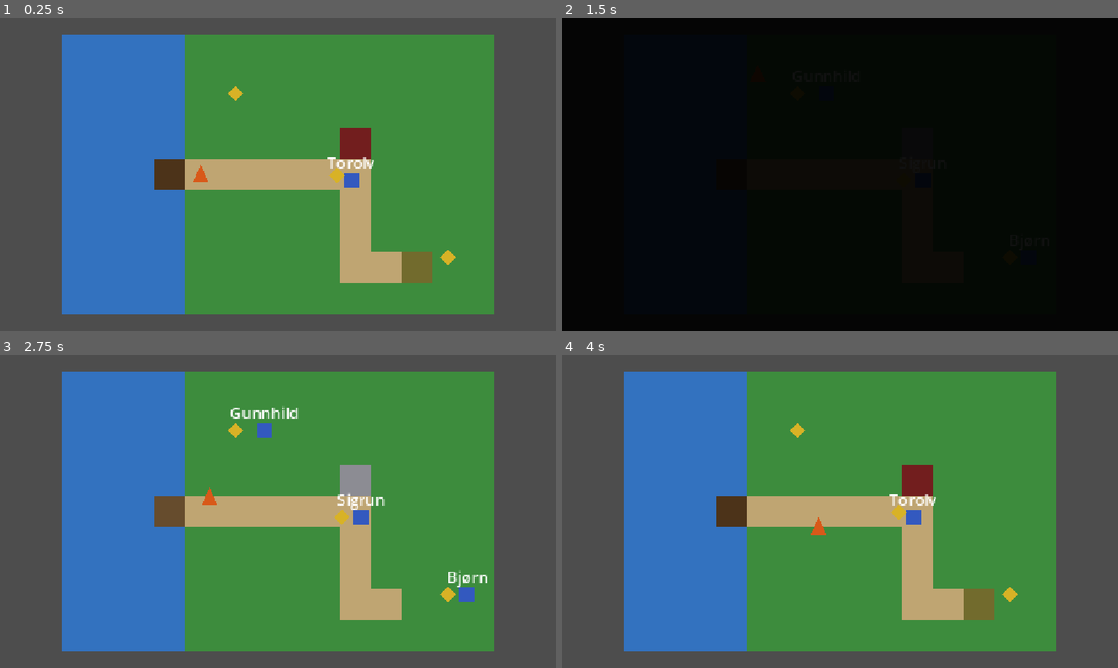
Above: before the commit, frames 1-4 (two rows, left to right).
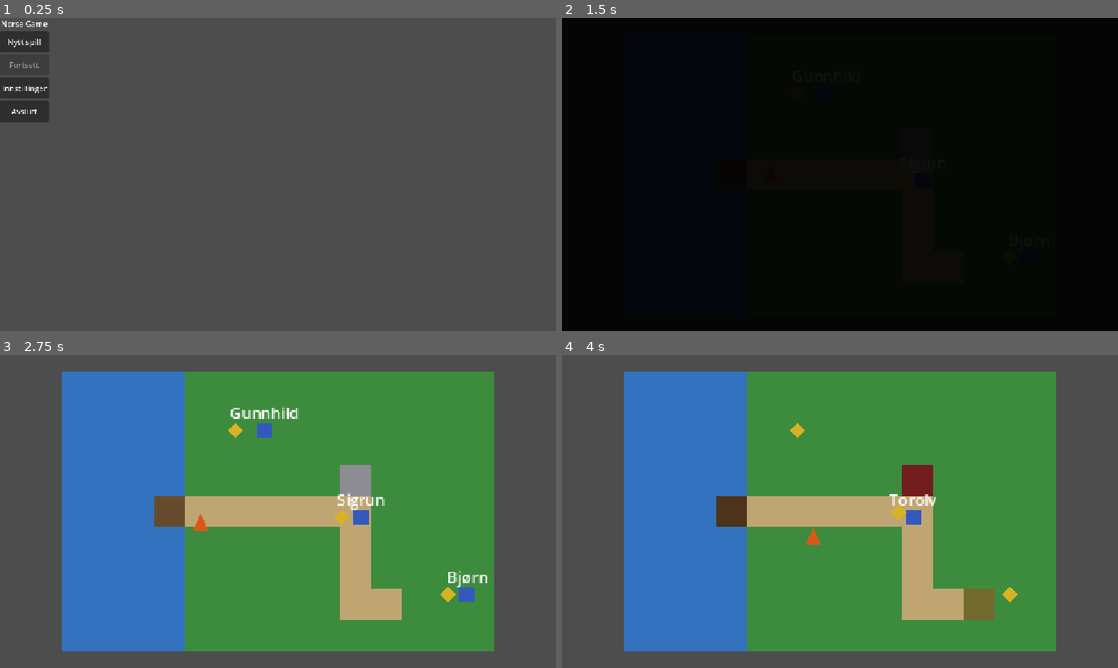
Above: after the commit, the same moments.

Repository: AtlasInMind/norse-game
Game: Godot game, scene res://scenes/main_menu.tscn
Two runs of this game, one before a commit and one after it. Both use one fixed random seed, a clock stepped at 60 frames per second and the inputs below. Before the commit the project starts from res://scenes/vertical_slice_location.tscn.
Inputs (mouse positions are in pixels of both pictures, inside the frame that each line leads up to):
- Up to frame 1 (0.25 s): no input
- Up to frame 2 (1.5 s): click (584, 43) at 0.5 s, where only the run after the commit has a clickable "Nytt spill"; tap Enter at 1.25 s; move the mouse to (962, 158) at 1.27 s; tap E at 1.35 s; click (962, 158) at 1.42 s
- Up to frame 3 (2.75 s): drag from (166, 527) to (250, 574) at 2.02 s
- Up to frame 4 (4 s): move the mouse to (895, 442) at 2.77 s; tap E at 2.85 s; click (895, 442) at 2.92 s; drag from (812, 574) to (673, 464) at 3.52 s

The runs differ from the first frame. In frame 1, 71% of the frame differs, in the area x 0-89%, y 0-95%; in frame 2, less than 0.1%; in frame 3, 0.2%; in frame 4, 0.1%.

Commit message:
Implementer hovedmeny og innstillingsmeny (issue #14)
Legger til en hovedmeny (Nytt spill/Fortsett/Innstillinger/Avslutt) som ny
run/main_scene, samt en innstillingsmeny med en fungerende
lydvolum-kontroll via en ny SettingsSystem-autoload. "Fortsett" er kun
tilgjengelig når en lagringsfil finnes; "Nytt spill" nullstiller lagring,
oppdragsfremgang og tidslag før lokasjonsscenen lastes.

Co-Authored-By: Claude Sonnet 5 <noreply@anthropic.com>
Claude-Session: https://claude.ai/code/session_014qgPGoKn3nZmKBvgbYEBQp

Diff:
--- a/game/project.godot
+++ b/game/project.godot
@@ -12,7 +12,7 @@
 
 config/name="Norse Game"
 config/features=PackedStringArray("4.7", "GL Compatibility")
-run/main_scene="res://scenes/vertical_slice_location.tscn"
+run/main_scene="res://scenes/main_menu.tscn"
 config/icon="res://icon.svg"
 
 [autoload]
@@ -22,6 +22,7 @@
 EraTransitionController="*res://scripts/era_transition_controller.gd"
 QuestManager="*res://scripts/quest_manager.gd"
 DialogueUI="*res://scripts/dialogue_ui.gd"
+SettingsSystem="*res://scripts/settings_system.gd"
 
 [rendering]
 
--- /dev/null
+++ b/game/scenes/main_menu.tscn
@@ -0,0 +1,6 @@
+[gd_scene load_steps=2 format=3]
+
+[ext_resource type="Script" path="res://scripts/main_menu.gd" id="1_menuscript"]
+
+[node name="MainMenu" type="Control"]
+script = ExtResource("1_menuscript")
--- a/game/scripts/era_state.gd
+++ b/game/scripts/era_state.gd
@@ -16,3 +16,10 @@
 		return
 	current_era = new_era
 	era_changed.emit(current_era)
+
+
+## Brukes av "Nytt spill" i hovedmenyen. Setter tilstanden direkte (uten
+## signal) siden dette skjer før lokasjonsscenen — og dermed alle lyttere på
+## era_changed — i det hele tatt er lastet.
+func reset() -> void:
+	current_era = Era.Type.VIKING_AGE
--- /dev/null
+++ b/game/scripts/main_menu.gd
@@ -0,0 +1,122 @@
+extends Control
+
+## Hovedmeny (scene, ikke autoload — dette er ikke en global overlegg-UI, men
+## selve run/main_scene). Bygget i kode etter samme plassholderaktige mønster
+## som dialogue_ui.gd, jf. CLAUDE.md om placeholder-grafikk fram til M3.
+
+const LOCATION_SCENE_PATH := "res://scenes/vertical_slice_location.tscn"
+
+var _menu_box: VBoxContainer
+var _continue_button: Button
+var _settings_panel: Control
+var _volume_slider: HSlider
+var _quit_label: Label
+
+
+func _ready() -> void:
+	set_anchors_preset(Control.PRESET_FULL_RECT)
+
+	_menu_box = VBoxContainer.new()
+	_menu_box.set_anchors_preset(Control.PRESET_CENTER)
+	_menu_box.alignment = BoxContainer.ALIGNMENT_CENTER
+	add_child(_menu_box)
+	var menu_box := _menu_box
+
+	var title := Label.new()
+	title.text = "Norse Game"
+	title.horizontal_alignment = HORIZONTAL_ALIGNMENT_CENTER
+	menu_box.add_child(title)
+
+	var new_game_button := Button.new()
+	new_game_button.text = "Nytt spill"
+	new_game_button.custom_minimum_size = Vector2(0, 44)
+	new_game_button.pressed.connect(_on_new_game_pressed)
+	menu_box.add_child(new_game_button)
+
+	_continue_button = Button.new()
+	_continue_button.text = "Fortsett"
+	_continue_button.custom_minimum_size = Vector2(0, 44)
+	_continue_button.disabled = not SaveSystem.has_save()
+	_continue_button.pressed.connect(_on_continue_pressed)
+	menu_box.add_child(_continue_button)
+
+	var settings_button := Button.new()
+	settings_button.text = "Innstillinger"
+	settings_button.custom_minimum_size = Vector2(0, 44)
+	settings_button.pressed.connect(_on_settings_pressed)
+	menu_box.add_child(settings_button)
+
+	var quit_button := Button.new()
+	quit_button.text = "Avslutt"
+	quit_button.custom_minimum_size = Vector2(0, 44)
+	quit_button.pressed.connect(_on_quit_pressed)
+	menu_box.add_child(quit_button)
+
+	_quit_label = Label.new()
+	_quit_label.visible = false
+	_quit_label.horizontal_alignment = HORIZONTAL_ALIGNMENT_CENTER
+	menu_box.add_child(_quit_label)
+
+	_build_settings_panel()
+
+
+func _build_settings_panel() -> void:
+	_settings_panel = PanelContainer.new()
+	_settings_panel.set_anchors_preset(Control.PRESET_CENTER)
+	_settings_panel.visible = false
+	add_child(_settings_panel)
+
+	var settings_box := VBoxContainer.new()
+	_settings_panel.add_child(settings_box)
+
+	var volume_label := Label.new()
+	volume_label.text = "Lydvolum"
+	settings_box.add_child(volume_label)
+
+	_volume_slider = HSlider.new()
+	_volume_slider.min_value = 0.0
+	_volume_slider.max_value = 1.0
+	_volume_slider.step = 0.01
+	_volume_slider.value = SettingsSystem.master_volume
+	_volume_slider.custom_minimum_size = Vector2(200, 44)
+	_volume_slider.value_changed.connect(SettingsSystem.set_master_volume)
+	settings_box.add_child(_volume_slider)
+
+	var back_button := Button.new()
+	back_button.text = "Tilbake"
+	back_button.custom_minimum_size = Vector2(0, 44)
+	back_button.pressed.connect(_on_settings_back_pressed)
+	settings_box.add_child(back_button)
+
+
+func _on_new_game_pressed() -> void:
+	SaveSystem.delete_save()
+	QuestManager.reset()
+	CurrentEra.reset()
+	get_tree().change_scene_to_file(LOCATION_SCENE_PATH)
+
+
+func _on_continue_pressed() -> void:
+	get_tree().change_scene_to_file(LOCATION_SCENE_PATH)
+
+
+func _on_settings_pressed() -> void:
+	_menu_box.visible = false
+	_settings_panel.visible = true
+
+
+func _on_settings_back_pressed() -> void:
+	_settings_panel.visible = false
+	_menu_box.visible = true
+
+
+func _on_quit_pressed() -> void:
+	if OS.get_name() == "Web":
+		# Nettlesere tillater ikke sider å lukke faner de ikke selv åpnet
+		# med window.open() — det finnes ingen pålitelig "avslutt"-handling
+		# her, så vi informerer spilleren i stedet for å late som et
+		# programmatisk quit() ville gjort noe.
+		_quit_label.text = "Du kan trygt lukke denne fanen nå."
+		_quit_label.visible = true
+	else:
+		get_tree().quit()
--- a/game/scripts/quest_manager.gd
+++ b/game/scripts/quest_manager.gd
@@ -13,6 +13,17 @@
 var _completed_conditions: Dictionary = {}
 var _completed_step_counts: Dictionary = {}
 var _completed_quest_ids: Dictionary = {}
+
+
+## Brukes av "Nytt spill" i hovedmenyen: uten dette ville en Quest-Resource
+## som allerede er fullført tidligere i samme nettleserøkt (Godot cacher/
+## gjenbruker samme instans ved gjentatt lasting av samme .tres-fil) fortsatt
+## telle som registrert/fullført i register_quest() sin duplikatsjekk under.
+func reset() -> void:
+	_active_quests.clear()
+	_completed_conditions.clear()
+	_completed_step_counts.clear()
+	_completed_quest_ids.clear()
 
 
 func register_quest(quest: Quest) -> void:
--- a/game/scripts/save_system.gd
+++ b/game/scripts/save_system.gd
@@ -33,6 +33,22 @@
 	if _loading:
 		return
 	save_game()
+
+
+func has_save() -> bool:
+	return FileAccess.file_exists(SAVE_PATH)
+
+
+## Brukes av "Nytt spill" i hovedmenyen for å sikre at en gjenværende
+## lagringsfil fra en tidligere økt ikke lastes inn igjen av
+## location_era_layers.gd sitt ubetingede load_and_apply()-kall.
+func delete_save() -> void:
+	if not has_save():
+		return
+	var dir := DirAccess.open("user://")
+	if dir:
+		dir.remove(SAVE_PATH)
+		_sync_web_filesystem()
 
 
 func save_game() -> void:
--- /dev/null
+++ b/game/scripts/settings_system.gd
@@ -0,0 +1,60 @@
+extends Node
+
+## Globalt system for spillerinnstillinger (autoload "SettingsSystem").
+## Lagrer/laster brukerpreferanser (i dag: lydvolum) lokalt, etter samme
+## Dictionary -> JSON -> FileAccess-mønster som save_system.gd bruker for
+## spillfremgang — men i en egen fil, siden innstillinger og spillfremgang er
+## to ulike ting (innstillinger skal f.eks. overleve en "Nytt spill").
+
+const SETTINGS_PATH := "user://settings.save"
+const MASTER_BUS_NAME := "Master"
+
+## Lineær 0.0-1.0, som er det UI-slidere naturlig jobber i. Konverteres til dB
+## kun når den brukes mot AudioServer.
+var master_volume: float = 1.0
+
+
+func _ready() -> void:
+	_load_settings()
+	_apply_master_volume()
+
+
+func set_master_volume(value: float) -> void:
+	master_volume = clampf(value, 0.0, 1.0)
+	_apply_master_volume()
+	_save_settings()
+
+
+func _apply_master_volume() -> void:
+	var bus_index := AudioServer.get_bus_index(MASTER_BUS_NAME)
+	if bus_index == -1:
+		return
+	AudioServer.set_bus_mute(bus_index, master_volume <= 0.0)
+	if master_volume > 0.0:
+		AudioServer.set_bus_volume_db(bus_index, linear_to_db(master_volume))
+
+
+func _save_settings() -> void:
+	var file := FileAccess.open(SETTINGS_PATH, FileAccess.WRITE)
+	if file == null:
+		push_error("SettingsSystem: kunne ikke lagre innstillinger (feil %s)" % FileAccess.get_open_error())
+		return
+	file.store_string(JSON.stringify({"master_volume": master_volume}))
+	file.close()
+
+
+func _load_settings() -> void:
+	if not FileAccess.file_exists(SETTINGS_PATH):
+		return
+	var file := FileAccess.open(SETTINGS_PATH, FileAccess.READ)
+	if file == null:
+		return
+	var text := file.get_as_text()
+	file.close()
+
+	var parsed: Variant = JSON.parse_string(text)
+	if typeof(parsed) != TYPE_DICTIONARY:
+		return
+	var volume_value: Variant = parsed.get("master_volume")
+	if typeof(volume_value) == TYPE_FLOAT or typeof(volume_value) == TYPE_INT:
+		master_volume = clampf(float(volume_value), 0.0, 1.0)
Not shown, added: game/scripts/main_menu.gd.uid
Not shown, added: game/scripts/settings_system.gd.uid
